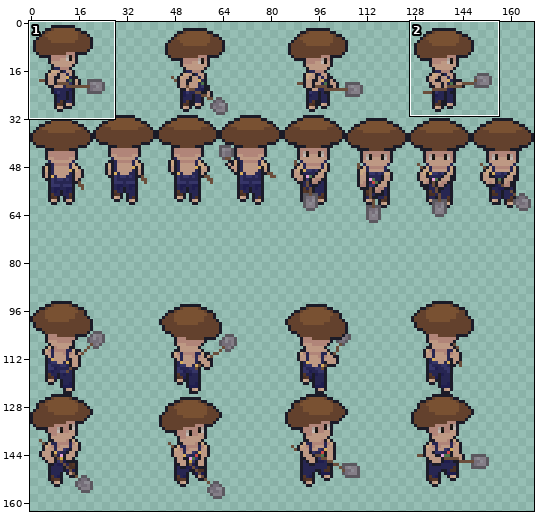
A pixel-art file gets an edit: Assets/Graphics/Player/Tools/MushroomDig.ase. The picture above shows the old version from afar; the outline marks the close-up.
Close-up. Earlier state:
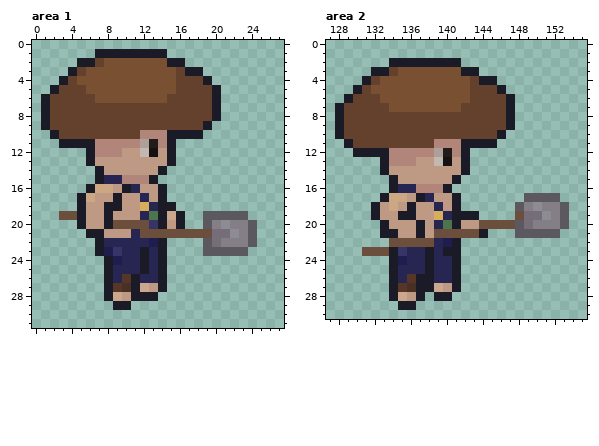
168x186 pixels, 1 frame. Colours within 5 levels of each other are drawn and written as one. Shown: area 1: x 0..27, y 0..31; area 2: x 127..155, y 0..30. The wide view leaves out empty margins. The commit also changed other parts of the picture, which this record leaves out.
After the commit:
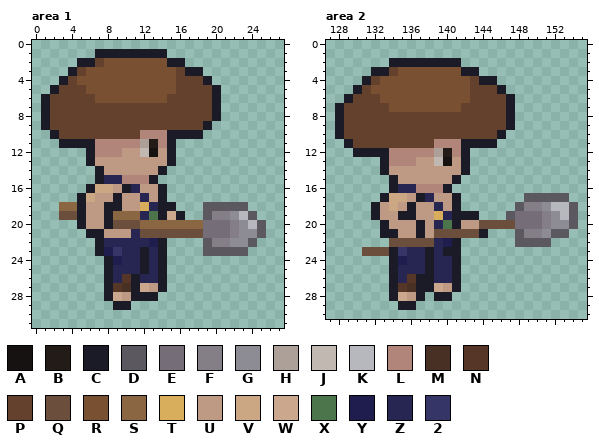
Palette (. is transparent): A #161211  B #231b18  C #1b1b27  D #5b585f  E #756e79  F #847e87  G #8d8b93  H #ada098  J #c2b8b2  K #b7b7be  L #b18579  M #493024  N #563727  P #63412d  Q #6b4e3b  R #795132  S #8a6643  T #d8ae5c  U #be9984  V #cba883  W #cba88d  X #4d754b  Y #1f1d4e  Z #272652  2 #363568
What changed:
Area 1:
y 18: x 3..4 .. -> SS; x 19..23 ..... -> DDDDD
y 19: x 9..11 UUU -> SSS; x 20..24 DDDD. -> FFGKD
y 20: x 12..21 Q2CUC..DFG -> SSSSSSSEEE; x 23..25 FD. -> GKD
y 21: x 19 Q -> E; x 22..25 GFD. -> FGGD
y 22: x 20 E -> F; x 22..23 FF -> GG
Area 2:
y 17: x 153 . -> D
y 18: x 150..154 GFFD. -> FGKKD
y 19: x 147..148 .Q -> DE; x 151..154 GFD. -> FGKD
y 20: x 148 D -> E; x 150 F -> E; x 152..154 FD. -> GGD
y 21: x 149..151 DDD -> FFG; x 153 . -> D
y 22: x 148..151 .... -> DDDD
Boxes around the changes in both close-ups, in picture pixels (x1, y1, x2, y2):
added: (59, 202, 77, 211)
changed: (113, 202, 266, 247)
changed: (506, 193, 578, 247)
